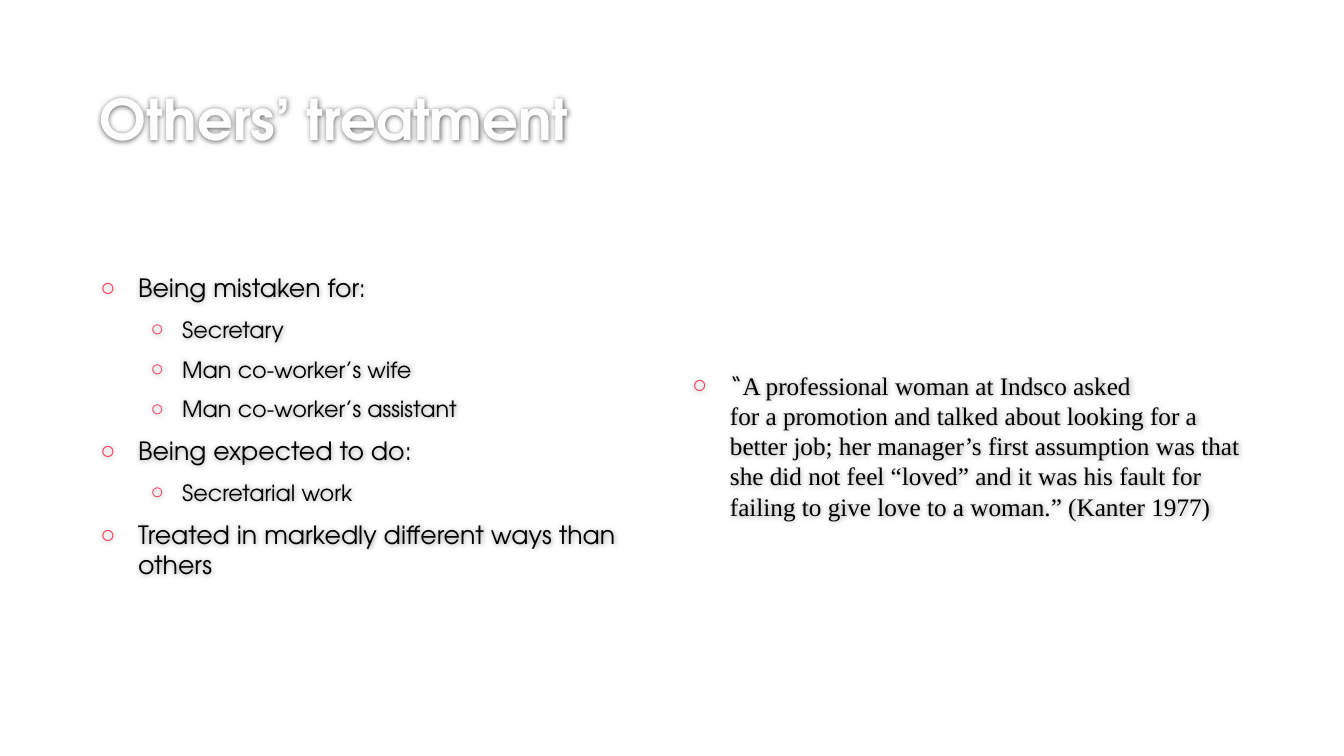
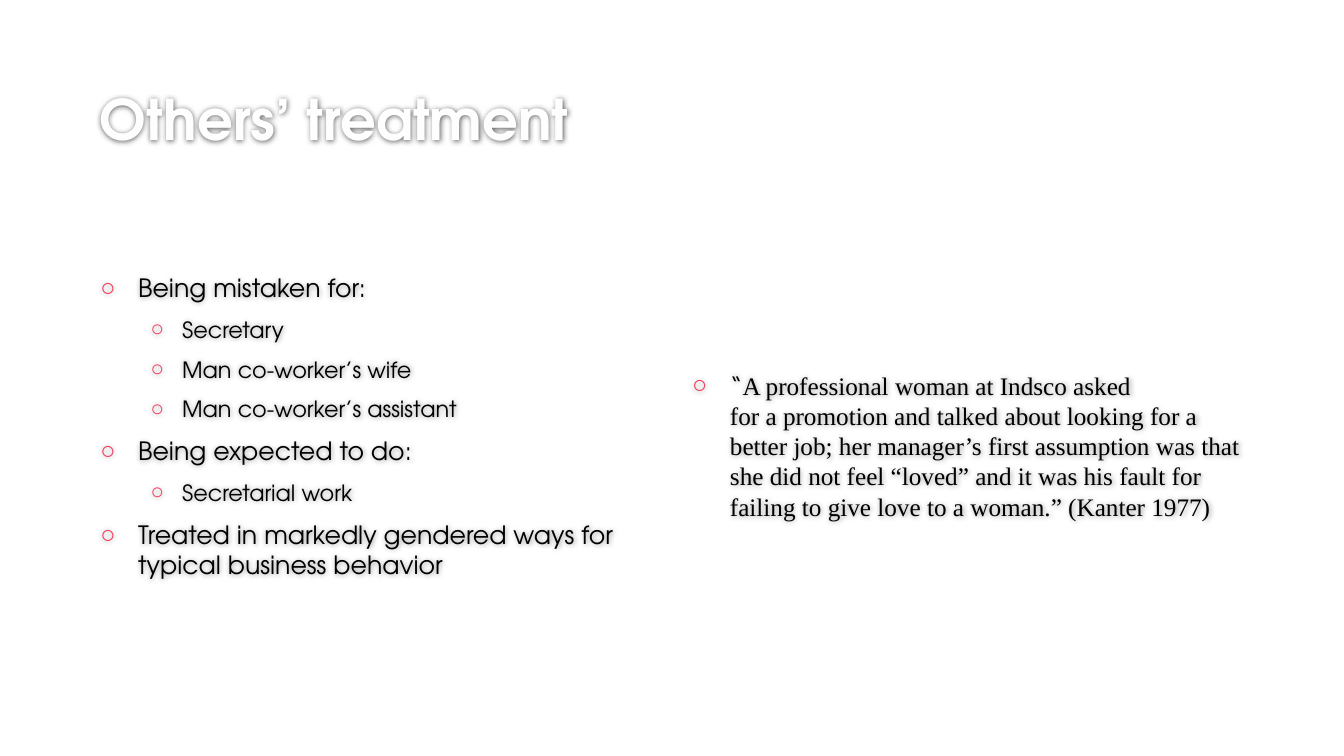
Before and after one commit to ekmaloney/soc490s, a slide deck: slide 15 of slides/march1.pptx. Drawn at 1344x756 pixels with LibreOffice and Linux fonts; fonts in the diff are those of the drawing; background and template pictures are left out. Boxes give left, top, right and bottom in pixels: in the first picture for what was removed or moved away, otherwise in the second. Text is boxed around its words. In the diff, an @@ line names an element or a change of style, - is before the commit and + after.

```diff
--- a/slides/march1.pptx
+++ b/slides/march1.pptx
@@ text at (x1=138, y1=525, x2=612, y2=579): text changed @@
-○ Treated in markedly different ways than others
+○ Treated in markedly gendered ways for typical business behavior
```
Also in this commit, not shown: 8 other slides changed, 3 slides added, 1 slide removed, 11 other files.
